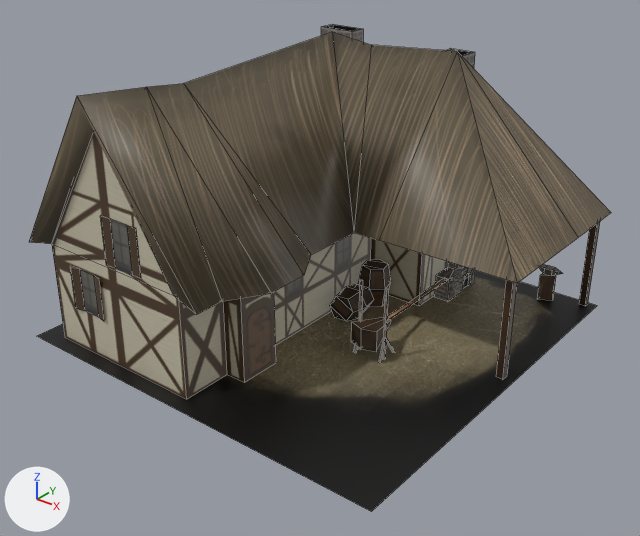
An edit to the Blender file 3DModels/BlendFiles/forge_age1.blend, drawn before and after from the same camera.
Rendered twice from a 50 mm lens placed at (8.03, -8.56, 6.16), pointed at (1.37, -0.24, 1.0). The lights are fixed; the arrows at lower left show +X, +Y and +Z. Mesh edges are drawn as thin lines.

Script lines for the objects in view, before the commit:
```python
me_plane_001 = bpy.data.meshes.new('Plane.001')
me_plane_001.from_pydata(...)  # 299 vertices, 265 faces, 1 loose edge; spans x -1.63..4.03, y -2.73..3.0, z 0.0..3.6
me_plane_001.materials.append(mat_forge_age1_png)  # picture img_forge_age1_png
ob_plane = bpy.data.objects.new('Plane', me_plane_001)
ob_plane.location = (0.0, 0.0, 0.0)
```
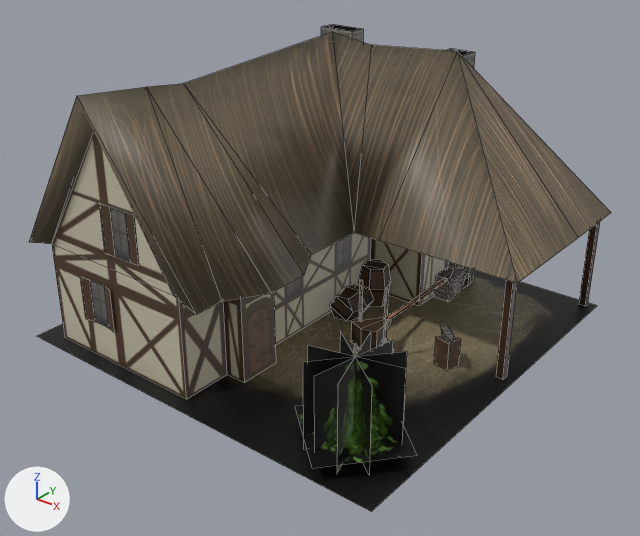
Boxes [x1, y1, x2, y2] around the edits, measured in the pictures (640 x 536 px; the box of a moved part takes in the faces that stretch with it):
```json
{"part": 1, "of": "me_plane_001", "change": "moved or reshaped", "before": [539, 264, 563, 276], "after": [440, 325, 454, 343]}
{"part": 2, "of": "me_plane_001", "change": "moved or reshaped", "before": [538, 273, 556, 300], "after": [434, 336, 461, 370]}
{"part": 3, "of": "me_plane_001", "change": "moved or reshaped", "before": [70, 215, 141, 321], "after": [80, 203, 139, 332]}
{"part": 4, "of": "me_plane_001", "change": "added", "after": [295, 331, 417, 474]}
```

The change, as JSON lines over the scene's bpy script:
```json
{"block": "me_plane_001", "where": "# used by ob_plane; location = (0.0, 0.0, 0.0)"}
{"block": "me_plane_001", "where": "# verts and faces of me_plane_001; kept vertices keep their numbers, new ones are numbered from 299"}
{"op": "remove", "block": "me_plane_001", "code": "me_plane_001.from_pydata(...)  # 299 vertices, 265 faces, 1 loose edge; spans x -1.63..4.03, y -2.73..3.0, z 0.0..3.6"}
{"op": "add", "block": "me_plane_001", "code": "me_plane_001.from_pydata(...)  # 323 vertices, 271 faces, 1 loose edge; spans x -1.63..4.03, y -2.75..3.0, z 0.0..3.6"}
{"block": "me_plane_001", "change": "me_plane_001 part 1: the loose piece of 11 vertices spanning x 3.15..3.54, y 2.64..2.76, z 0.4..0.49 is turned -41.5 degrees about the z axis through its middle, then moved by (-0.18, -2.58, 0.0)"}
{"block": "me_plane_001", "change": "me_plane_001 part 2: the loose piece of 8 vertices spanning x 3.26..3.45, y 2.56..2.86, z 0.0..0.4 is turned -41.5 degrees about the z axis through its middle, then moved by (-0.17, -2.58, 0.0)"}
{"block": "me_plane_001", "change": "me_plane_001 part 3"}
{"block": "me_plane_001", "change": "8 vertices in x -0.17..0.45, y -2.51..-2.5, z 1.45..2.1 move by (-0.01, 0.0, 0.16)"}
{"block": "me_plane_001", "change": "5 vertices in x -0.9..-0.32, y -2.54..-2.51, z 0.61 move by (0.19, 0.0, -0.1)"}
{"block": "me_plane_001", "change": "5 vertices in x -0.9..-0.32, y -2.54..-2.51, z 1.21 move by (0.19, 0.0, -0.09)"}
{"block": "me_plane_001", "change": "4 vertices in x -0.16..0.0, y -2.52..-2.51, z 1.45..2.1 move by (0.02, 0.0, 0.16)"}
{"block": "me_plane_001", "change": "2 vertices move from x -0.32, y -2.54, z 0.61..1.21 to x -0.14, y -2.54, z 0.51..1.12"}
{"block": "me_plane_001", "change": "me_plane_001 part 4"}
{"op": "add", "block": "me_plane_001", "code": "verts[299] = (3.59, -1.51, 0.0)"}
{"op": "add", "block": "me_plane_001", "code": "verts[300] = (2.84, -2.38, 0.0)  # pixel (303, 449)"}
{"op": "add", "block": "me_plane_001", "code": "verts[301] = (3.11, -2.51, 0.0)"}
{"op": "add", "block": "me_plane_001", "code": "verts[302] = (3.32, -1.38, 0.0)"}
{"op": "add", "block": "me_plane_001", "code": "verts[303] = (3.4, -2.49, 0.0)  # pixel (336, 474)"}
{"op": "add", "block": "me_plane_001", "code": "verts[304] = (3.03, -1.4, 0.0)"}
{"op": "add", "block": "me_plane_001", "code": "verts[305] = (3.77, -1.81, 0.0)  # pixel (401, 457)"}
{"op": "add", "block": "me_plane_001", "code": "verts[306] = (2.66, -2.08, 0.0)"}
{"op": "add", "block": "me_plane_001", "code": "verts[307] = (3.68, -2.28, 0.0)  # pixel (369, 475)"}
{"op": "add", "block": "me_plane_001", "code": "verts[308] = (2.75, -1.6, 0.0)"}
{"op": "add", "block": "me_plane_001", "code": "for new, old in zip([*range(309, 319)], [*range(299, 309)]): verts[new] = verts[old] + (0.0, 0.0, 1.15)"}
{"op": "add", "block": "me_plane_001", "code": "verts[319] = (3.28, -2.75, 0.19)  # pixel (312, 468)"}
{"op": "add", "block": "me_plane_001", "code": "verts[320] = (4.02, -1.88, 0.19)  # pixel (417, 455)"}
{"op": "add", "block": "me_plane_001", "code": "verts[321] = (2.41, -2.01, 0.21)  # pixel (294, 405)"}
{"op": "add", "block": "me_plane_001", "code": "verts[322] = (3.15, -1.14, 0.21)"}
{"op": "add", "block": "me_plane_001", "code": "faces += [(299, 300, 310, 309), (301, 311, 312, 302), (303, 313, 314, 304), (305, 315, 316, 306), (307, 317, 318, 308), (319, 320, 322, 321)]"}
```
